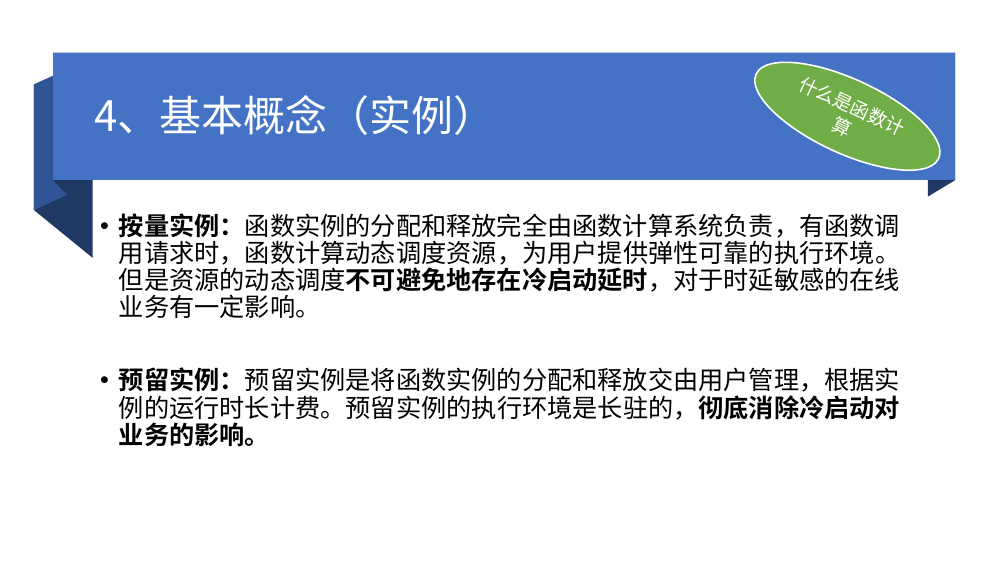
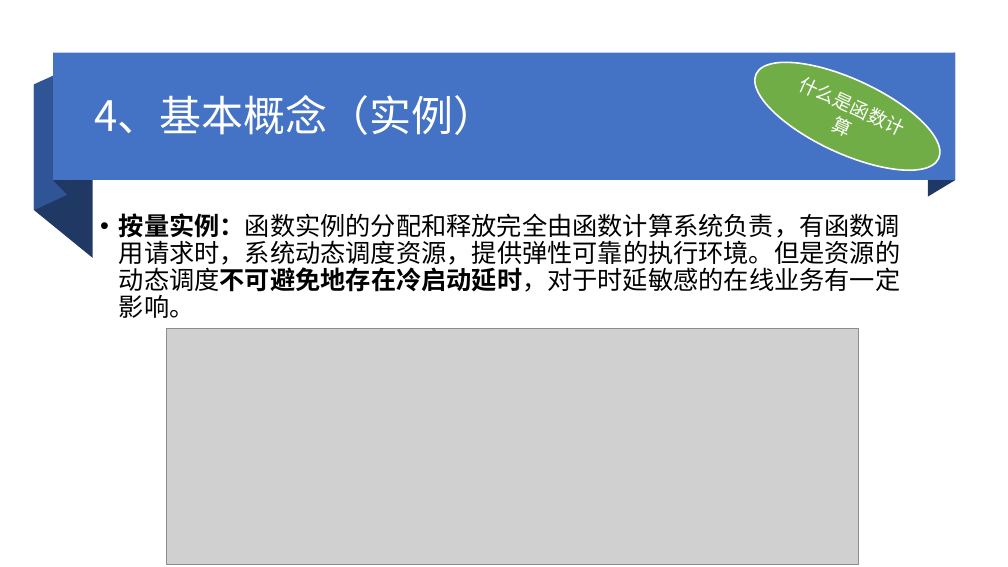
Before and after one commit to wangqisong/fc, a slide deck: slide 9 of doc/阿里云函数计算.pptx. Drawn at 1008x567 pixels with LibreOffice and Linux fonts; fonts in the diff are those of the drawing; grey boxes stand for pictures. Boxes give left, top, right and bottom in pixels: in the first picture for what was removed or moved away, otherwise in the second. Text is boxed around its words. In the diff, an @@ line names an element or a change of style, - is before the commit and + after.

```diff
--- a/doc/阿里云函数计算.pptx
+++ b/doc/阿里云函数计算.pptx
@@ text at box(119, 213, 900, 318): text changed @@
-• 按量实例：函数实例的分配和释放完全由函数计算系统负责，有函数调用请求时，函数计算动态调度资源，为用户提供弹性可靠的执行环境。但是资源的动态调度不可避免地存在冷启动延时，对于时延敏感的在线业务有一定影响。
-• 预留实例：预留实例是将函数实例的分配和释放交由用户管理，根据实例的运行时长计费。预留实例的执行环境是长驻的，彻底消除冷启动对业务的影响。
+• 按量实例：函数实例的分配和释放完全由函数计算系统负责，有函数调用请求时，系统动态调度资源，提供弹性可靠的执行环境。但是资源的动态调度不可避免地存在冷启动延时，对于时延敏感的在线业务有一定影响。
@@ picture added at box(166, 329, 859, 565) @@
```
Also in this commit, not shown: 8 other slides changed, 2 slides added.
